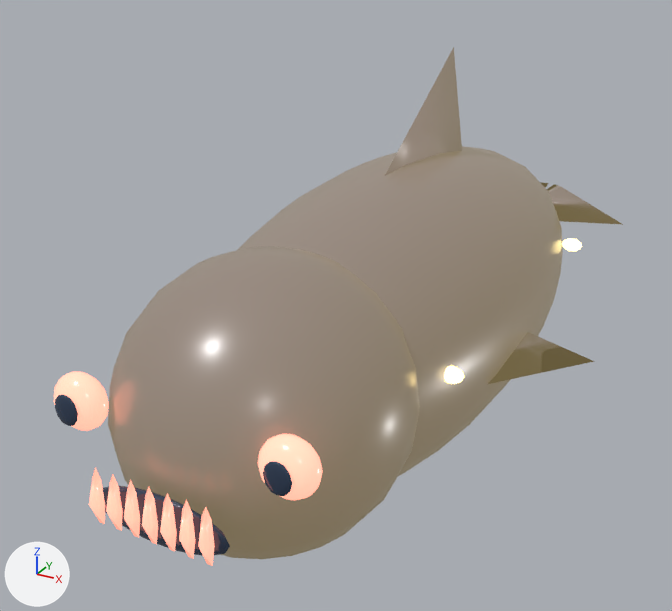
A saved change to the Blender file assets/models/ocean/fish/lantern-guillotine.blend.
Before and after are seen from a camera (50 mm lens) standing at (1.74, -3.79, 1.79) and looking at (-0.33, -0.03, -0.09). Every picture has the same lights, and +X, +Y and +Z are marked at lower left. The older version comes first.

Names of what the first picture shows: 'body', 'dorsal-fin-blade', 'head', 'mouth', 'pupil-1', 'swim-fin-1-blade', 'tail-lobe-1', 'weak-point-eye--1', 'weak-point-eye-1' and 10 more.
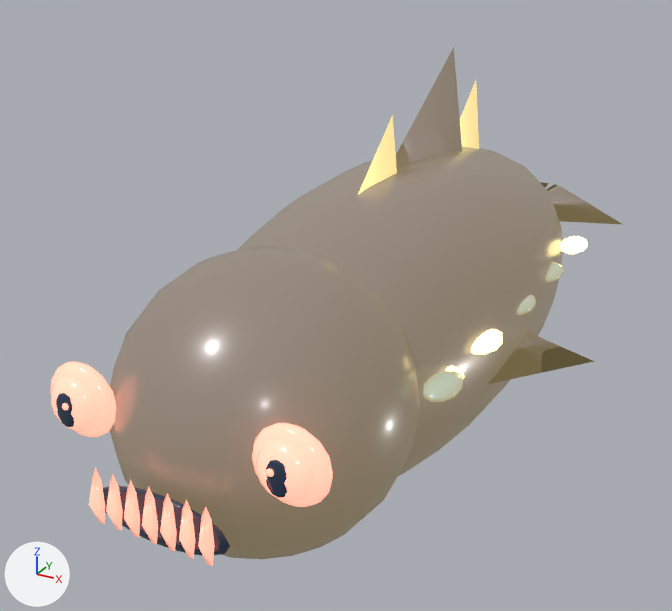
Where the newer file only moved an object's origin or applied its transform, the numbers keep the older frame.

What differs and where, as boxes [x1, y1, x2, y2] in the pictures (672 x 611 px; the box of a moved part takes in the faces that stretch with it):
'weak-point-eye-1', moved
    before: [257, 434, 323, 500]
    after: [255, 441, 314, 502]
'eye-glow-1', added
    after: [252, 423, 333, 507]
'weak-point-eye--1', moved
    before: [54, 371, 109, 431]
    after: [51, 377, 98, 432]
'eye-glow--1', added
    after: [50, 361, 116, 437]
'sail-fin-0-blade', added (yellow)
    after: [358, 115, 397, 194]
'scale-1-0', added
    after: [423, 371, 463, 402]
'sail-fin-2-blade', added (yellow)
    after: [460, 80, 479, 149]
'scale-1-1', added
    after: [471, 329, 503, 354]
'scale-1-4', added
    after: [560, 236, 588, 254]
'scale-1-3', added
    after: [546, 262, 564, 282]
'scale-1-2', added
    after: [517, 295, 536, 315]
'eye-catchlight-1', added
    after: [266, 469, 274, 477]
'eye-catchlight--1', added
    after: [62, 403, 69, 410]
part 1 of me_sphere_074, moved or reshaped
    before: [263, 461, 292, 496]
    after: [266, 460, 287, 497]

Patch to the scene script:
```diff
--- a/assets/models/ocean/fish/lantern-guillotine.blend.py
+++ b/assets/models/ocean/fish/lantern-guillotine.blend.py
@@ me_sphere_074 @@
 # used by ob_pupil_1; parent = ob_lantern_guillotine; location = (0.43, -1.777, 0.16); scale = (0.0528, 0.014, 0.0616)
-me_sphere_074.from_pydata(...)  # 62 vertices, 72 faces; spans x -1.0..1.0, y -1.0..1.0, z -1.0..1.0
+me_sphere_074.from_pydata(...)  # 62 vertices, 72 faces; spans x -0.88..0.88, y -1.0..1.0, z -1.11..1.11
+# me_sphere_074 part 1: 60 vertices removed from x -1.0..1.0, y -0.87..0.87, z -1.0..1.0; 60 vertices added at x -0.88..0.88, y -0.87..0.87, z -1.11..1.11
 me_sphere_074.materials.append(mat_lantern_guillotine_pupil)
@@ me_cone_121 @@
+me_cone_121.from_pydata([(0.0, 1.0, -1.0), (0.87, -0.5, -1.0), (-0.87, -0.5, -1.0), (0.0, 0.0, 1.0)], [], [(0, 3, 1), (0, 1, 2), (1, 3, 2), (2, 3, 0)])
+me_cone_121.polygons.foreach_set('use_smooth', [True] * 4)
+me_cone_121.materials.append(mat_lantern_guillotine_fin_membrane)  # yellow #ffe397, glowing yellow #ffe397
@@ me_cone_119 @@
+me_cone_119.from_pydata([(0.0, 1.0, -1.0), (0.87, -0.5, -1.0), (-0.87, -0.5, -1.0), (0.0, 0.0, 1.0)], [], [(0, 3, 1), (0, 1, 2), (1, 3, 2), (2, 3, 0)])
+me_cone_119.polygons.foreach_set('use_smooth', [True] * 4)
+me_cone_119.materials.append(mat_lantern_guillotine_fin_membrane)  # yellow #ffe397, glowing yellow #ffe397
@@ ob_weak_point_eye__1 @@
 ob_weak_point_eye__1.parent = ob_lantern_guillotine
-ob_weak_point_eye__1.location = (-0.43, -1.704, 0.16)
+ob_weak_point_eye__1.location = (-0.43, -1.716, 0.16)
 ob_weak_point_eye__1.scale = (0.11, 0.075, 0.11)
@@ ob_weak_point_eye_1 @@
 ob_weak_point_eye_1.parent = ob_lantern_guillotine
-ob_weak_point_eye_1.location = (0.43, -1.704, 0.16)
+ob_weak_point_eye_1.location = (0.43, -1.716, 0.16)
 ob_weak_point_eye_1.scale = (0.11, 0.075, 0.11)
@@ ob_sail_fin_2_blade @@
+ob_sail_fin_2_blade = bpy.data.objects.new('sail-fin-2-blade', me_cone_121)
+ob_sail_fin_2_blade.parent = ob_sail_fin_2
+ob_sail_fin_2_blade.location = (0.0, 0.0, 0.0)
+ob_sail_fin_2_blade.rotation_euler = (1.571, 0.0, 0.0)  # degrees (90, 0, 0)
+ob_sail_fin_2_blade.scale = (0.1, 0.519, 0.302)
@@ ob_sail_fin_2 @@
+ob_sail_fin_2 = bpy.data.objects.new('sail-fin-2', None)
+ob_sail_fin_2.parent = ob_lantern_guillotine
+ob_sail_fin_2.location = (0.0, 0.593, 0.396)
@@ ob_sail_fin_0_blade @@
+ob_sail_fin_0_blade = bpy.data.objects.new('sail-fin-0-blade', me_cone_119)
+ob_sail_fin_0_blade.parent = ob_sail_fin_0
+ob_sail_fin_0_blade.location = (0.0, 0.0, 0.0)
+ob_sail_fin_0_blade.rotation_euler = (1.571, 0.0, 0.0)  # degrees (90, 0, 0)
+ob_sail_fin_0_blade.scale = (0.1, 0.519, 0.302)
@@ ob_sail_fin_0 @@
+ob_sail_fin_0 = bpy.data.objects.new('sail-fin-0', None)
+ob_sail_fin_0.parent = ob_lantern_guillotine
+ob_sail_fin_0.location = (0.0, -0.415, 0.396)
@@ ob_scale_1_4 @@
+ob_scale_1_4 = bpy.data.objects.new('scale-1-4', me_sphere_166)  # a UV sphere (10 segments, 5 rings, poles along z) spanning x -0.9..0.9, y -0.95..0.95, z -1.0..1.0; in mat_lantern_guillotine_biolight (yellow #ffe397, glowing yellow #ffe397)
+ob_scale_1_4.parent = ob_lantern_guillotine
+ob_scale_1_4.location = (0.616, 0.831, 0.12)
+ob_scale_1_4.scale = (0.07, 0.12, 0.035)
@@ ob_scale_1_3 @@
+ob_scale_1_3 = bpy.data.objects.new('scale-1-3', me_sphere_164)  # a UV sphere (10 segments, 5 rings, poles along z) spanning x -0.9..0.9, y -0.95..0.95, z -1.0..1.0; in mat_lantern_guillotine_accent (cyan #4b8da1, glowing yellow #ffe397)
+ob_scale_1_3.parent = ob_lantern_guillotine
+ob_scale_1_3.location = (0.616, 0.393, 0.12)
+ob_scale_1_3.scale = (0.07, 0.12, 0.035)
@@ ob_scale_1_2 @@
+ob_scale_1_2 = bpy.data.objects.new('scale-1-2', me_sphere_162)  # a UV sphere (10 segments, 5 rings, poles along z) spanning x -0.9..0.9, y -0.95..0.95, z -1.0..1.0; in mat_lantern_guillotine_accent (cyan #4b8da1, glowing yellow #ffe397)
+ob_scale_1_2.parent = ob_lantern_guillotine
+ob_scale_1_2.location = (0.616, -0.0445, 0.12)
+ob_scale_1_2.scale = (0.07, 0.12, 0.035)
@@ ob_scale_1_1 @@
+ob_scale_1_1 = bpy.data.objects.new('scale-1-1', me_sphere_166.copy())
+ob_scale_1_1.parent = ob_lantern_guillotine
+ob_scale_1_1.location = (0.616, -0.482, 0.12)
+ob_scale_1_1.scale = (0.07, 0.12, 0.035)
@@ ob_scale_1_0 @@
+ob_scale_1_0 = bpy.data.objects.new('scale-1-0', me_sphere_158)  # a UV sphere (10 segments, 5 rings, poles along z) spanning x -0.9..0.9, y -0.95..0.95, z -1.0..1.0; in mat_lantern_guillotine_accent (cyan #4b8da1, glowing yellow #ffe397)
+ob_scale_1_0.parent = ob_lantern_guillotine
+ob_scale_1_0.location = (0.616, -0.919, 0.12)
+ob_scale_1_0.scale = (0.07, 0.12, 0.035)
@@ ob_eye_catchlight_1 @@
+ob_eye_catchlight_1 = bpy.data.objects.new('eye-catchlight-1', me_sphere_150)  # a UV sphere (8 segments, 4 rings, poles along z) spanning x -1.0..1.0, y -1.0..1.0, z -1.0..1.0; in mat_lantern_guillotine_eye (pink #ff9b86, glowing pink #ff9b86)
+ob_eye_catchlight_1.parent = ob_lantern_guillotine
+ob_eye_catchlight_1.location = (0.415, -1.793, 0.186)
+ob_eye_catchlight_1.scale = (0.0143, 0.009, 0.0143)
@@ ob_eye_glow_1 @@
+ob_eye_glow_1 = bpy.data.objects.new('eye-glow-1', me_sphere_147)  # a UV sphere (16 segments, 8 rings, poles along z) spanning x -1.0..1.0, y -1.0..1.0, z -1.0..1.0; in mat_lantern_guillotine_eye (pink #ff9b86, glowing pink #ff9b86)
+ob_eye_glow_1.parent = ob_lantern_guillotine
+ob_eye_glow_1.location = (0.43, -1.692, 0.16)
+ob_eye_glow_1.scale = (0.145, 0.06, 0.145)
@@ ob_eye_catchlight__1 @@
+ob_eye_catchlight__1 = bpy.data.objects.new('eye-catchlight--1', me_sphere_150.copy())
+ob_eye_catchlight__1.parent = ob_lantern_guillotine
+ob_eye_catchlight__1.location = (-0.415, -1.793, 0.186)
+ob_eye_catchlight__1.scale = (0.0143, 0.009, 0.0143)
@@ ob_eye_glow__1 @@
+ob_eye_glow__1 = bpy.data.objects.new('eye-glow--1', me_sphere_143)  # a UV sphere (16 segments, 8 rings, poles along z) spanning x -1.0..1.0, y -1.0..1.0, z -1.0..1.0; in mat_lantern_guillotine_eye (pink #ff9b86, glowing pink #ff9b86)
+ob_eye_glow__1.parent = ob_lantern_guillotine
+ob_eye_glow__1.location = (-0.43, -1.692, 0.16)
+ob_eye_glow__1.scale = (0.145, 0.06, 0.145)
```
